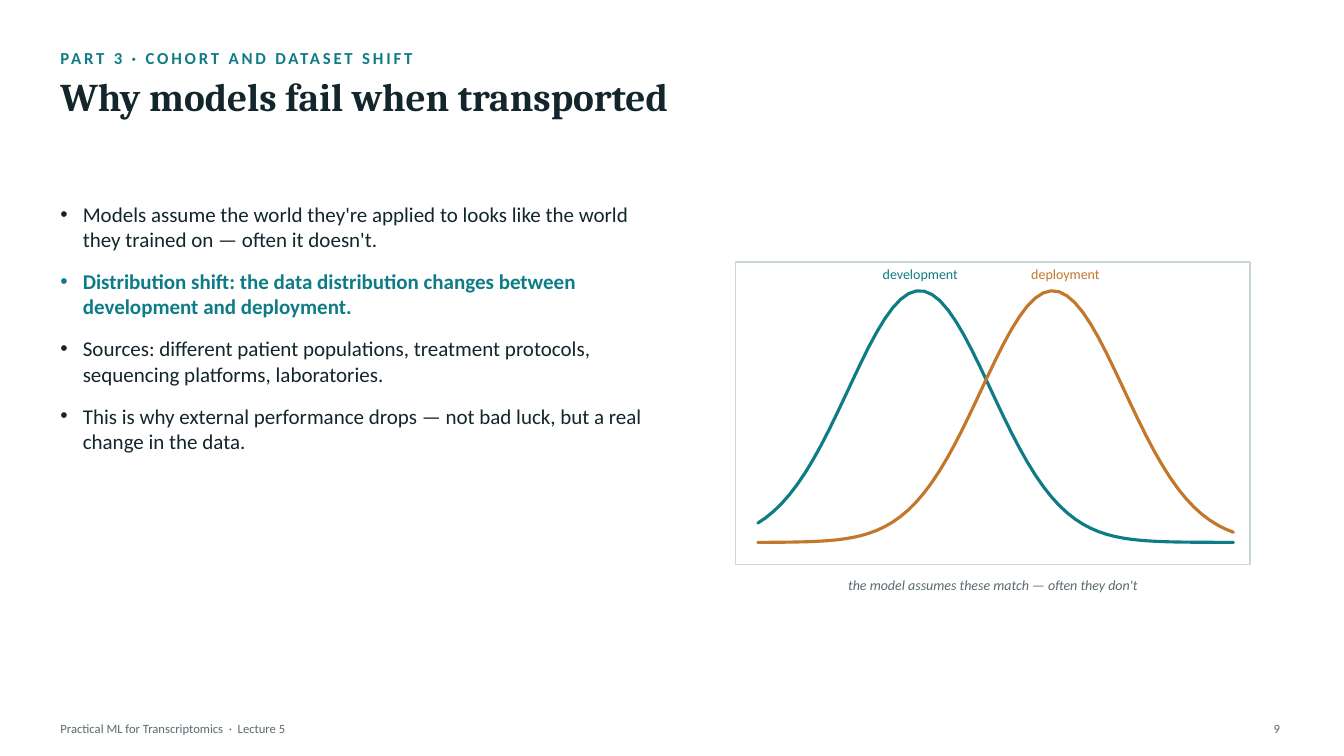
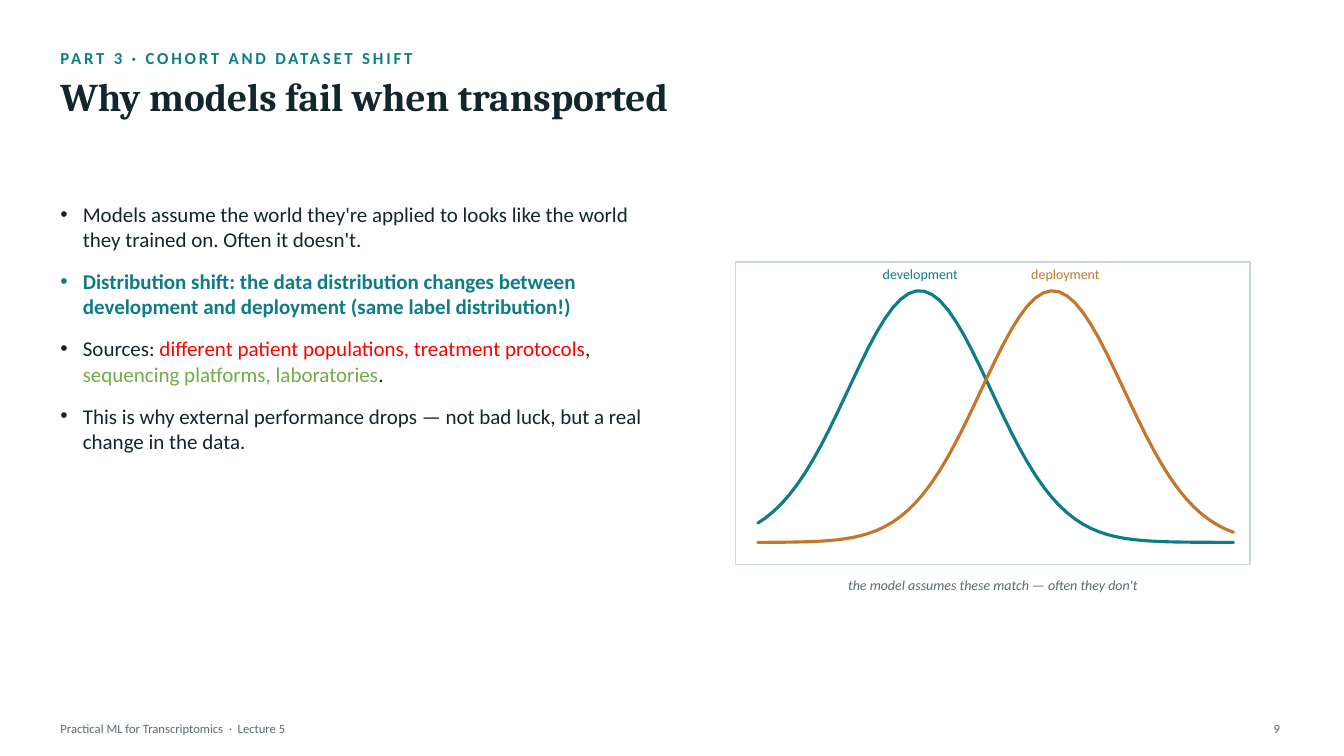
Before and after one commit to zhanyinx/ml26, a slide deck: slide 9 of lessons/lesson05_research_grade_ml/theory/slides/Lecture5 - Research-Grade Machine Learning.pptx. Drawn at 1344x756 pixels with LibreOffice and Linux fonts; fonts in the diff are those of the drawing. Boxes give left, top, right and bottom in pixels: in the first picture for what was removed or moved away, otherwise in the second. Text is boxed around its words. In the diff, an @@ line names an element or a change of style, - is before the commit and + after.

```diff
--- a/lessons/lesson05_research_grade_ml/theory/slides/Lecture5 - Research-Grade Machine Learning.pptx
+++ b/lessons/lesson05_research_grade_ml/theory/slides/Lecture5 - Research-Grade Machine Learning.pptx
@@ text at box(83, 207, 628, 318): text changed; text colour #12262B to #0E7C86; bold on @@
-• Models assume the world they're applied to looks like the world they trained on — often it doesn't.
-• Distribution shift: the data distribution changes between development and deployment.
+• Models assume the world they're applied to looks like the world they trained on. Often it doesn't.
+• Distribution shift: the data distribution changes between development and deployment (same label distribution!)
@@ text at box(83, 341, 590, 386): text colour #12262B to #FF0000 in "different patient populations, treatment protocols,"; text colour #12262B to #70AD47 in "sequencing platforms, laboratories." @@
```
Also in this commit, not shown: 15 other slides changed, 3 slides removed.
